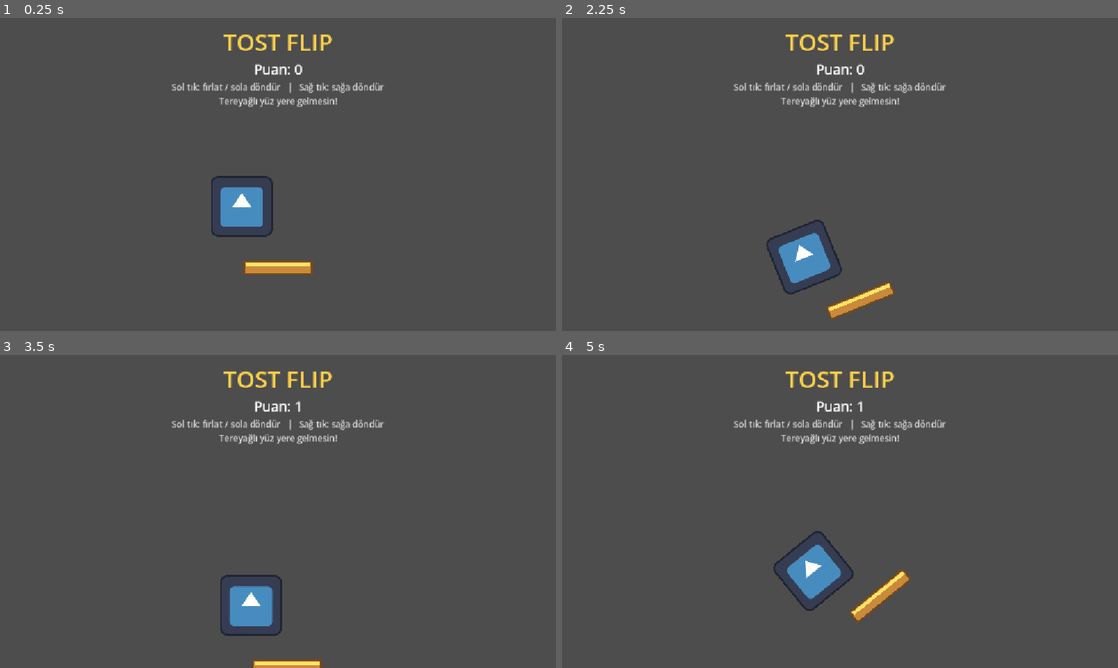
Above: before the commit, frames 1-4 (two rows, left to right).
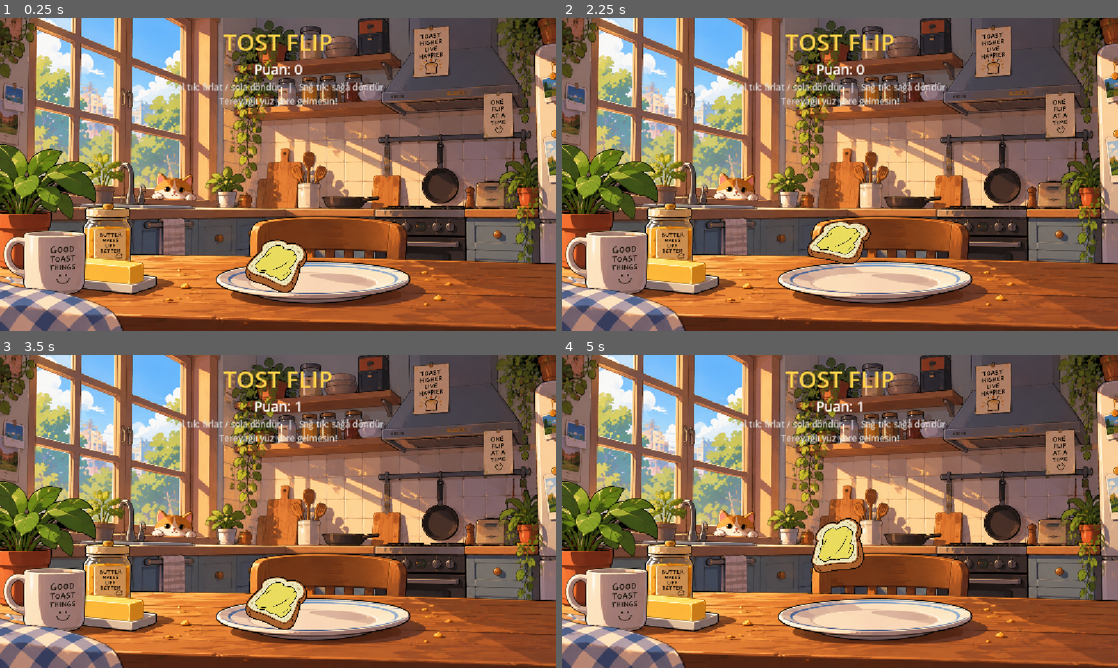
Above: after the commit, the same moments.

Repository: yavuzumut/Tost-Flip
Game: Godot game, scene res://node_2d.tscn
Two runs of this game, one before a commit and one after it. Both use one fixed random seed, a clock stepped at 60 frames per second and the inputs below. The project has no main scene, so this scene is started directly. The engine's default icon, where the game draws it, is replaced by a stand-in: a white triangle on a blue panel in a dark square.
Inputs (mouse positions are in pixels of both pictures, inside the frame that each line leads up to):
- Up to frame 1 (0.25 s): no input
- Up to frame 2 (2.25 s): tap Enter at 0.5 s; move the mouse to (962, 158) at 0.52 s; click (962, 158) at 0.67 s; move the mouse to (728, 190) at 1.27 s; click (728, 190) at 1.42 s; move the mouse to (895, 105) at 2.02 s; click (895, 105) at 2.17 s
- Up to frame 3 (3.5 s): click "Tekrar Oyna" at 2.75 s
- Up to frame 4 (5 s): tap Space at 3.5 s; move the mouse to (812, 574) at 3.52 s; click (812, 574) at 3.67 s; move the mouse to (1006, 558) at 4.27 s; click (1006, 558) at 4.42 s

The runs differ from the first frame. In frame 1, 91% of the frame differs, in the area x 0-100%, y 0-100%; in frame 2, 91%; in frame 3, 91%; in frame 4, 91%.

Commit message:
Mutfak ve tost gorselleri eklendi

Diff:
--- a/node_2d.tscn
+++ b/node_2d.tscn
@@ -3,6 +3,8 @@
 [ext_resource type="Script" uid="uid://cq1srayv53plc" path="res://toast.gd" id="1_0e48y"]
 [ext_resource type="Script" uid="uid://cervf1gmu2mko" path="res://node_2d.gd" id="1_epypp"]
 [ext_resource type="Texture2D" uid="uid://5v03s3s146mb" path="res://icon.svg" id="1_wtcfe"]
+[ext_resource type="Texture2D" uid="uid://cg5u5mpledmep" path="res://assets/kitchen_bg.png" id="2_0hol4"]
+[ext_resource type="Texture2D" uid="uid://b76223m78bvn6" path="res://assets/toast_butter.png" id="4_q6r6c"]
 
 [sub_resource type="RectangleShape2D" id="RectangleShape2D_7lwn1"]
 size = Vector2(125, 122)
@@ -13,17 +15,26 @@
 [node name="Node2D" type="Node2D" unique_id=1307170826]
 script = ExtResource("1_epypp")
 
+[node name="KitchenBG" type="Sprite2D" parent="." unique_id=855506445]
+z_index = -10
+position = Vector2(576, 324)
+scale = Vector2(0.7, 0.7)
+texture = ExtResource("2_0hol4")
+
 [node name="Toast" type="RigidBody2D" parent="." unique_id=1940843385]
 position = Vector2(550, 150)
 script = ExtResource("1_0e48y")
 
 [node name="Sprite2D" type="Sprite2D" parent="Toast" unique_id=237596363]
+scale = Vector2(0.28, 0.28)
+texture = ExtResource("4_q6r6c")
 
 [node name="CollisionShape2D" type="CollisionShape2D" parent="Toast" unique_id=559185884]
-position = Vector2(-74, -128)
+rotation = -1.288053
 shape = SubResource("RectangleShape2D_7lwn1")
 
 [node name="Icon" type="Sprite2D" parent="Toast" unique_id=1067348664]
+visible = false
 position = Vector2(-75, -127)
 scale = Vector2(1.0078125, 0.9785156)
 texture = ExtResource("1_wtcfe")
--- a/toast.gd
+++ b/toast.gd
@@ -3,32 +3,47 @@
 
 signal landed(butter_down: bool)
 
-@export var toast_size := Vector2(140, 26)
-@export var launch_speed := 700.0     # fırlatma hızı (px/sn)
-@export var launch_spin := 6.0        # fırlatmadaki başlangıç dönüşü (rad/sn)
-@export var spin_step := 4.0          # her tıklamanın dönüşe eklediği hız
-@export var max_spin := 12.0          # azami dönüş hızı
+@export var toast_size := Vector2(140, 26)   # çarpışma kutusu, Inspector'daki değerinle aynı bırak
+@export var launch_speed := 700.0
+@export var launch_spin := 6.0
+@export var spin_step := 4.0
+@export var max_spin := 12.0
 @export var bounce := 0.1
 @export var friction := 0.9
-@export var settle_speed := 15.0      # "durdu" sayılma eşiği
-@export var settle_spin := 0.3
-@export var settle_time := 0.3
-@export var max_settle_wait := 3.0
 @export var ground_group := &"ground"
+
+@export_group("Görsel")
+@export var butter_texture: Texture2D
+@export var plain_texture: Texture2D
+@export var swap_face_in_flight := true              # havada yukarı bakan yüzü göster
+@export var show_bottom_face_after_landing := false  # true: sonuçta alttaki yüzü göster
+
+@export_group("İniş animasyonu")
+@export var lay_duration := 0.4
+@export var flat_squash := 0.82     # yatarken dikey basıklık (1.0 = basık değil)
+@export var lean_time := 0.06       # sonuç hesabında dönüşü bu kadar ileri tahmin et
+@export var rest_offset_y := 0.0    # tost zemine gömülü/havada kalırsa piksel ayarı
+
+@onready var _sprite: Sprite2D = $Sprite2D
+@onready var _shape: CollisionShape2D = $CollisionShape2D
 
 var airborne := false
 var _landing := false
 var _grace := 0.0
-var _stable := 0.0
-var _wait := 0.0
+var _base_scale := Vector2.ONE
+var _tween: Tween
 
 
 func _ready() -> void:
+	if butter_texture == null:
+		butter_texture = load("res://assets/toast_butter.png")
+	if plain_texture == null:
+		plain_texture = load("res://assets/toast_plain.png")
+
 	var rect := RectangleShape2D.new()
 	rect.size = toast_size
-	$CollisionShape2D.shape = rect
-	if has_node("Sprite2D"):
-		$Sprite2D.visible = false
+	_shape.shape = rect
+	_base_scale = _sprite.scale   # 0.28 gibi mevcut ölçeği korur
 
 	var mat := PhysicsMaterial.new()
 	mat.bounce = bounce
@@ -48,6 +63,8 @@
 
 
 func reset_to(pos: Vector2) -> void:
+	if _tween and _tween.is_valid():
+		_tween.kill()
 	freeze = true
 	linear_velocity = Vector2.ZERO
 	angular_velocity = 0.0
@@ -56,54 +73,83 @@
 	airborne = false
 	_landing = false
 	_grace = 0.0
-	_stable = 0.0
-	_wait = 0.0
-	queue_redraw()
+	_sprite.position = Vector2.ZERO
+	_sprite.rotation = 0.0
+	_sprite.scale = _base_scale
+	_sprite.texture = butter_texture
 
 
 func launch() -> void:
 	freeze = false
 	airborne = true
-	_grace = 0.2  # fırlatma anındaki zemin temasını yok say
+	_grace = 0.2
 	linear_velocity = Vector2(0, -launch_speed)
 	angular_velocity = launch_spin * (1.0 if randf() > 0.5 else -1.0)
 
 
 func spin(dir: int) -> void:
-	# dir: -1 = saat yönünün tersi, +1 = saat yönü
 	if not airborne:
 		return
 	angular_velocity = clampf(angular_velocity + dir * spin_step, -max_spin, max_spin)
 
 
-func _on_body_entered(body: Node) -> void:
-	if not airborne or _grace > 0.0 or _landing:
-		return
-	if body.is_in_group(ground_group):
-		airborne = false   # kontrol hemen kilitlenir
-		_landing = true    # sonuç, tost durunca hesaplanır
+func _process(_delta: float) -> void:
+	# Gerçek 3D flip yok: dünyada yukarı bakan yüzün sprite'ını göstererek taklit ediyoruz.
+	if airborne and swap_face_in_flight:
+		_sprite.texture = butter_texture if cos(rotation) >= 0.0 else plain_texture
 
 
 func _physics_process(delta: float) -> void:
 	if _grace > 0.0:
 		_grace -= delta
-	if not _landing:
-		return
-	_wait += delta
-	if linear_velocity.length() < settle_speed and absf(angular_velocity) < settle_spin:
-		_stable += delta
-	else:
-		_stable = 0.0
-	if _stable >= settle_time or _wait >= max_settle_wait:
-		_landing = false
-		# Tereyağlı yüz yerel "yukarı" (0,-1). Aşağı bakıyorsa cos(rotation) < 0.
-		# Kenarda dengede kalma gibi belirsiz durumda yine işaret belirler.
-		landed.emit(cos(rotation) < 0.0)
 
 
-func _draw() -> void:
-	var hw := toast_size.x * 0.5
-	var hh := toast_size.y * 0.5
-	draw_rect(Rect2(-hw, -hh, toast_size.x, toast_size.y), Color("c98a3b"))           # ekmek
-	draw_rect(Rect2(-hw, -hh, toast_size.x, toast_size.y), Color("7a4a14"), false, 3) # kabuk
-	draw_rect(Rect2(-hw + 3, -hh + 3, toast_size.x - 6, 7), Color("ffe566"))          # tereyağı
+func _on_body_entered(body: Node) -> void:
+	if not airborne or _grace > 0.0 or _landing:
+		return
+	if not body.is_in_group(ground_group):
+		return
+	airborne = false   # kontrol hemen kilitlenir
+	_landing = true    # bir daha girilemez: sonuç tek sefer hesaplanır
+	# Tereyağlı yüz yerel "yukarı" (0,-1). cos(açı) < 0 ise aşağı bakıyor.
+	# Kenarda ilk temas anındaki belirsizliği azaltmak için dönüşü biraz ileri tahmin et.
+	var predicted := rotation + clampf(angular_velocity, -max_spin, max_spin) * lean_time
+	var butter_down := cos(predicted) < 0.0
+	call_deferred("_lay_down", butter_down)   # fizik callback'inde freeze etme
+
+
+func _lay_down(butter_down: bool) -> void:
+	# Fizik gövdesi bulunduğu yerde donar; yalnızca Sprite2D tween ile yatar.
+	freeze = true
+	linear_velocity = Vector2.ZERO
+	angular_velocity = 0.0
+
+	var show_butter := not butter_down            # alttaki yüz tereyağlıysa üstte sade görünür
+	if show_bottom_face_after_landing:
+		show_butter = butter_down
+	_sprite.texture = butter_texture if show_butter else plain_texture
+
+	var tex_h := 0.0
+	if _sprite.texture:
+		tex_h = _sprite.texture.get_height()
+	var flat_scale := Vector2(_base_scale.x * 1.05, _base_scale.y * flat_squash)
+	var ground_y := _lowest_point_y()
+	var target_pos := Vector2(_sprite.global_position.x, ground_y - tex_h * flat_scale.y * 0.5 + rest_offset_y)
+	var target_rot := _sprite.global_rotation + angle_difference(_sprite.global_rotation, 0.0)
+
+	_tween = create_tween().set_parallel(true)
+	_tween.tween_property(_sprite, "global_position", target_pos, lay_duration)\
+		.set_trans(Tween.TRANS_QUAD).set_ease(Tween.EASE_OUT)
+	_tween.tween_property(_sprite, "global_rotation", target_rot, lay_duration)\
+		.set_trans(Tween.TRANS_QUAD).set_ease(Tween.EASE_OUT)
+	_tween.tween_property(_sprite, "scale", flat_scale, lay_duration)\
+		.set_trans(Tween.TRANS_BACK).set_ease(Tween.EASE_OUT)   # yumuşak "pat" hissi
+	_tween.chain().tween_callback(func(): landed.emit(butter_down))
+
+
+func _lowest_point_y() -> float:
+	var half := toast_size * 0.5
+	var lowest := -INF
+	for c in [Vector2(-half.x, -half.y), Vector2(half.x, -half.y), Vector2(half.x, half.y), Vector2(-half.x, half.y)]:
+		lowest = maxf(lowest, _shape.to_global(c).y)
+	return lowest
Binary file added: assets/kitchen_bg.png
Not shown, added: assets/kitchen_bg.png.import
Binary file added: assets/toast_butter.png
Not shown, added: assets/toast_butter.png.import
Binary file added: assets/toast_plain.png
Not shown, added: assets/toast_plain.png.import
